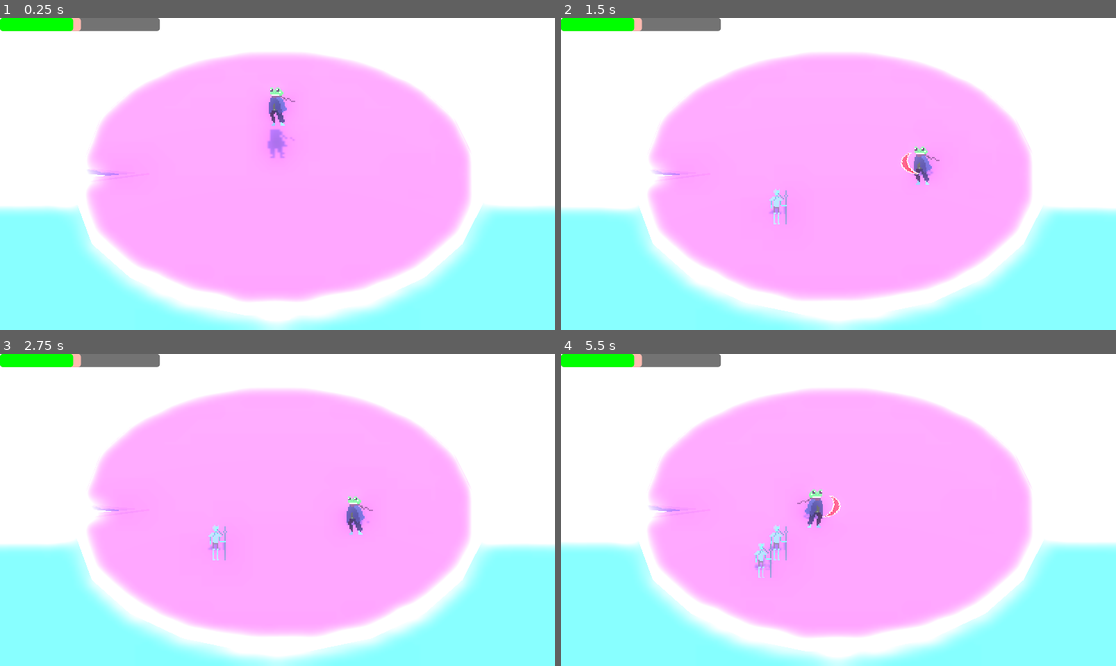
Above: before the commit, frames 1-4 (two rows, left to right).
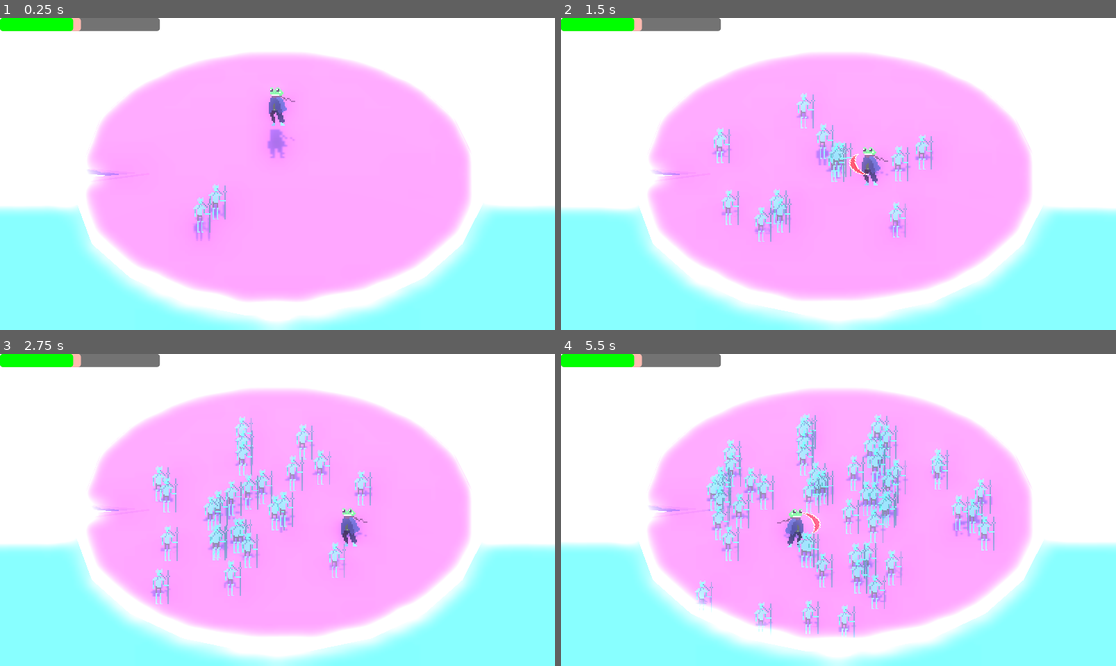
Above: after the commit, the same moments.

Repository: Brainthread/FrogGame
Game: Godot game, scene res://scenes/test.tscn
Same seed, same stepped clock (60 frames per second), same inputs: the game is played once before the commit and once after it. The engine's default icon, where the game draws it, is replaced by a stand-in: a white triangle on a blue panel in a dark square.
Inputs (mouse positions are in pixels of both pictures, inside the frame that each line leads up to):
- Up to frame 1 (0.25 s): no input
- Up to frame 2 (1.5 s): move the mouse to (960, 158) at 0.52 s; hold D (right) 0.53-1.28 s; click (960, 158) at 0.6 s; tap Space (jump) at 0.77 s; move the mouse to (727, 189) at 1.27 s; hold S (down) from 1.28 s (still down); click (727, 189) at 1.35 s
- Up to frame 3 (2.75 s): tap Space (jump) at 1.52 s; move the mouse to (333, 441) at 2.02 s; release S (down) at 2.03 s; hold D (right) from 2.03 s (still down); right-click (333, 441) at 2.1 s; click (333, 441) at 2.3 s
- Up to frame 4 (5.5 s): move the mouse to (810, 572) at 2.77 s; release D (right) at 2.78 s; hold Up (up) 2.78-3.53 s; click (810, 572) at 2.85 s; tap Space (jump) at 3.02, 3.77, 4.52 s; move the mouse to (1005, 556) at 3.52 s; hold A (left) 3.53-5.03 s; click (1005, 556) at 3.6 s; move the mouse to (672, 463) at 4.27 s; right-click (672, 463) at 4.35 s; click (672, 463) at 4.55 s; move the mouse to (866, 510) at 5.02 s; hold S (down) from 5.03 s (still down); click (866, 510) at 5.1 s

The runs differ from the first frame. In frame 1, 0.4% of the frame differs, in the area x 34-41%, y 53-72%; in frame 2, 2.5%; in frame 3, 4.1%; in frame 4, 8.0%, in the area x 24-79%, y 19-91%.

Commit message:
Test enemy spawning

Diff:
--- a/scenes/enemy_manager.gd
+++ b/scenes/enemy_manager.gd
@@ -4,16 +4,14 @@
 @export var test_enemy:PackedScene
 
 func _ready() -> void:
-	for n in 1000:
-		await get_tree().create_timer(randf_range(0, 5)).timeout
+	for n in 300:
+		await get_tree().create_timer(randf_range(0, 0.2)).timeout
 		var spawn_vec:Vector3 = Vector3(randf_range(-1,1), 0, randf_range(-1, 1)).normalized()*randf_range(0, 5)
 		var enemy = spawn_enemy(test_enemy, spawn_vec)
-		print(enemy)
 
 func spawn_enemy(enemy:PackedScene, spawn_position:Vector3) -> Node:
 	var enemy_instance = enemy.instantiate()
 	NodePaths.dynamic_scene_path.add_child(enemy_instance)
-	print(enemy_instance)
 	var enemy_entity:EnemyEntity = enemy_instance as EnemyEntity
 	enemy_entity.get_main_object().global_position = spawn_position
 	return enemy_instance
--- a/scripts/simple_huntstate.gd
+++ b/scripts/simple_huntstate.gd
@@ -29,14 +29,14 @@
 											body.global_position.y,
 											body.global_position.z + randf_range(-15, 15));
 
-func _state_update(delta: float) -> void:
+func _state_update(_delta: float) -> void:
 	if aggro_manager.target != null:
 		var target_distance = aggro_manager.target.global_position.distance_to(self.global_position)
 		if  target_distance < attack_range:
 			state_machine._change_state(attack_state)
-			print("Mosquito knight: ATTACKING")
+			pass
 	else:
-		print("Do other thing")
+		pass
 
 
 func _state_physics_update(delta: float) -> void:
